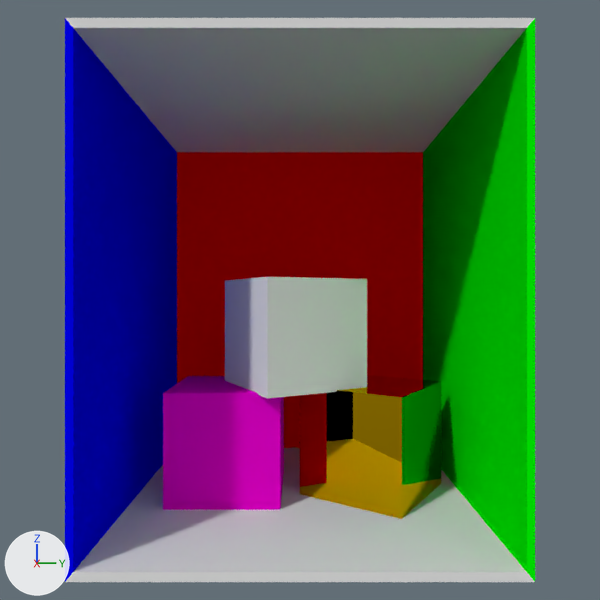
A saved change to the Blender file Assets/untitled.blend.
Both versions are drawn from the file's camera 'Camera'. Arrows for +X, +Y and +Z are at lower left; the lights stay in place.

Before the edit, the objects in view are built like this:
```python
ob_cube = bpy.data.objects.new('Cube', me_cube)
ob_cube.location = (-2.42, 0.0, 3.0)
ob_cube.scale = (2.4, 2.5, 3.0)
ob_cube_002 = bpy.data.objects.new('Cube.002', me_cube_002)
ob_cube_002.location = (-2.5, 1.12, 0.9)
ob_cube_002.rotation_euler = (0.0, 0.0, -0.582)  # degrees (0, 0, -33)
ob_cube_002.scale = (0.81, 0.81, 0.81)
ob_cube_003 = bpy.data.objects.new('Cube.003', me_cube_003)
ob_cube_003.location = (-2.5, -0.11, 2.5)
ob_cube_003.rotation_euler = (0.0, 0.0, 0.498)  # degrees (0, 0, 29)
ob_cube_003.scale = (0.81, 0.81, 0.81)
# also in view: 'Cube.001' at (-2.5, -1.08, 0.9)
```
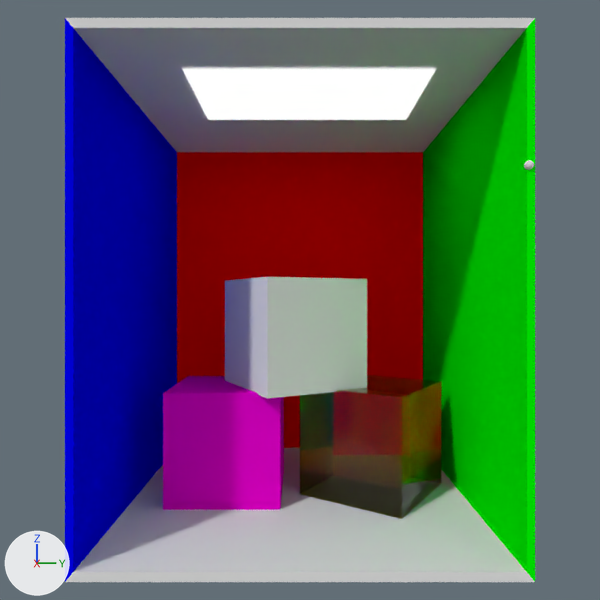
Location of each change, [x1, y1, x2, y2] in pixels of the pictures (600 x 600 px):
'Cube.002', recoloured
    both: [300, 375, 441, 519]
'luzcornell', added
    after: [182, 69, 436, 120]
'Sphere', added
    after: [524, 160, 534, 170]

Edits to the bpy script that builds the scene:
```text
Change mat_material_005:
    remove # nodes: BsdfAnisotropic, OutputMaterial
    nodes: BsdfPrincipled, OutputMaterial
Add mat_default_obj:
    mat_default_obj = emission_material('Default OBJ')
    mat_default_obj.base_color = (1.0, 1.0, 1.0)  # white #ffffff
Add me_luzcornell:
    me_luzcornell.from_pydata([(-0.91, 3.84, -23.32), (-0.91, 3.84, -26.49), (0.91, 3.84, -26.49), (0.91, 3.84, -23.32)], [], [(0, 1, 2), (0, 2, 3)])
    me_luzcornell.materials.append(mat_default_obj)  # white #ffffff
Add me_sphere:
    me_sphere.from_pydata(...)  # a UV sphere (32 segments, 16 rings, poles along z) spanning x -1.0..1.0, y -1.0..1.0, z -1.0..1.0
Add ob_luzcornell:
    ob_luzcornell = bpy.data.objects.new('luzcornell', me_luzcornell)
    ob_luzcornell.location = (-1.88, -24.79, 2.04)
    ob_luzcornell.rotation_euler = (1.571, 0.0, 0.0)  # degrees (90, 0, 0)
Add ob_sphere:
    ob_sphere = bpy.data.objects.new('Sphere', me_sphere)
    ob_sphere.location = (-0.02, 2.44, 4.43)
    ob_sphere.scale = (0.05, 0.05, 0.05)
```
